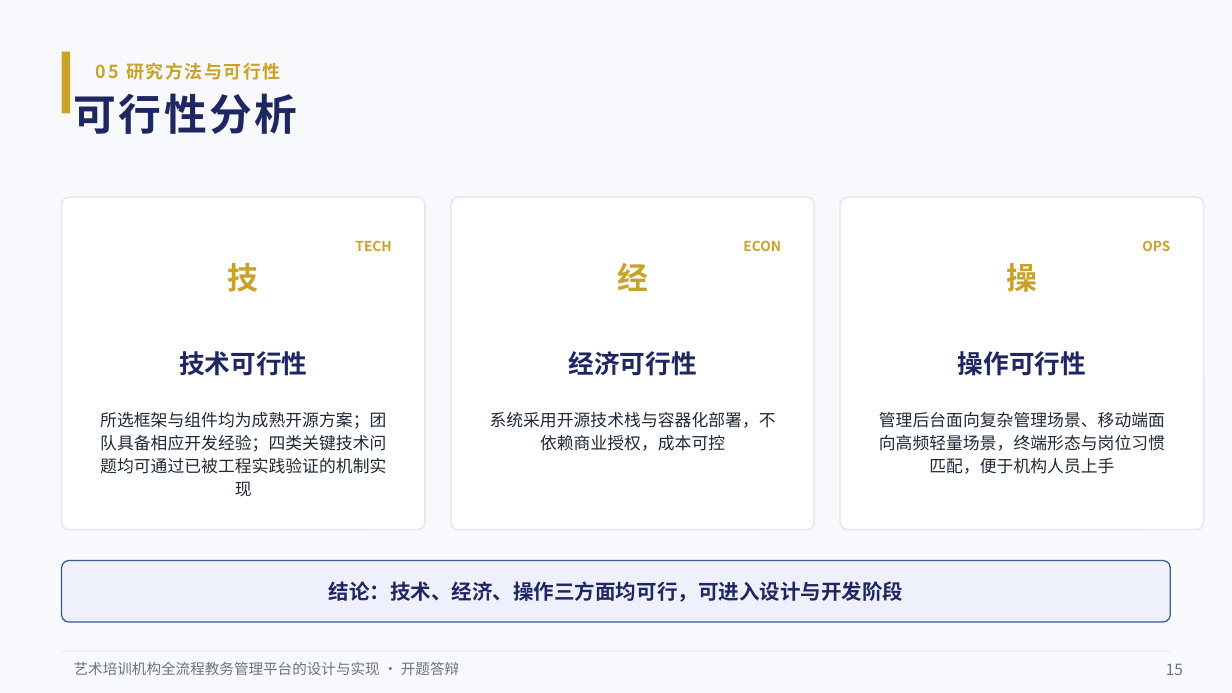
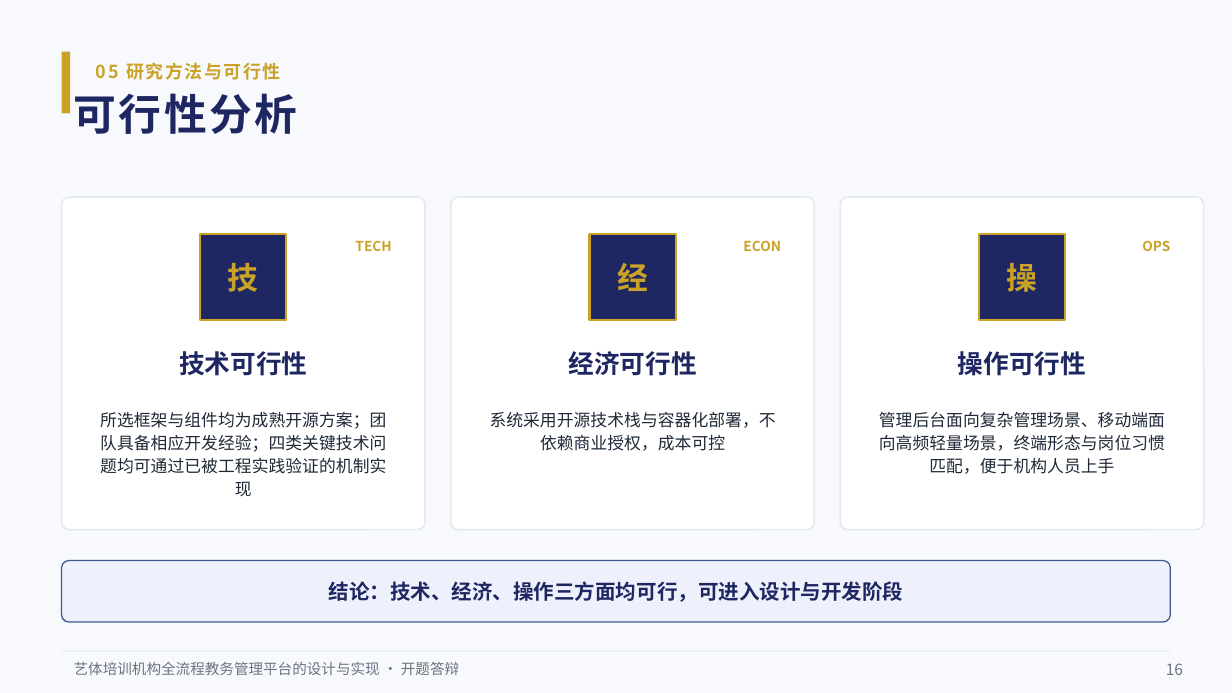
Before and after one commit to BYNekoNay/educational-administration, a slide deck: slide 16 of docs/defence/艺培通开题答辩.pptx (slide 15 before the commit). Drawn at 1232x693 pixels with LibreOffice and Linux fonts; fonts in the diff are those of the drawing. Boxes give left, top, right and bottom in pixels: in the first picture for what was removed or moved away, otherwise in the second. Text is boxed around its words. In the diff, an @@ line names an element or a change of style, - is before the commit and + after.

Commit message:
docs: 毕设文档更新——开题报告按新任务书（艺体）重写、新增文献综述与文献库、答辩材料同步

```diff
--- a/docs/defence/艺培通开题答辩.pptx
+++ b/docs/defence/艺培通开题答辩.pptx
@@ oval to rectangle in 3 elements at (200, 234, 286, 320), (590, 234, 676, 320), (979, 234, 1066, 320) @@
@@ text at (74, 662, 459, 675): text changed @@
-艺术培训机构全流程教务管理平台的设计与实现 · 开题答辩
+艺体培训机构全流程教务管理平台的设计与实现 · 开题答辩
@@ text at (1166, 663, 1183, 675): text changed @@
-15
+16
```
Also in this commit, not shown: 16 other slides changed, 1 slide added, 46 other files.
